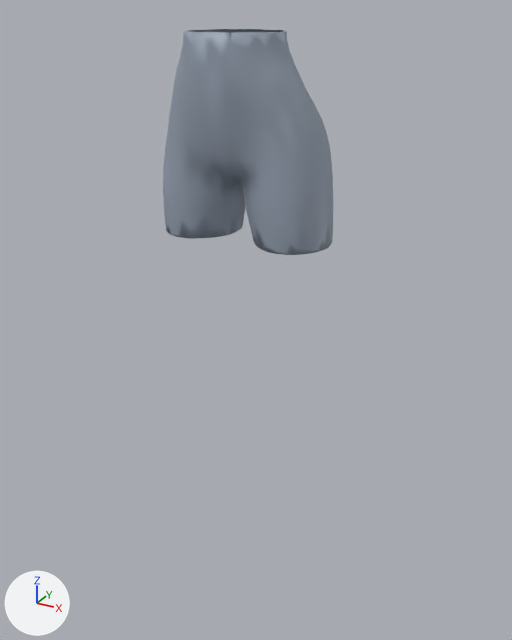
One commit to the FBX model Assets/Resources/WRLDZ/Avatar3D/Clothes/argon_bottoms_tea_bc_female.fbx: the scene before it, then after it.
One viewpoint serves both versions: a 50 mm camera at (0.614, -1.102, 1.168) aimed at (0.001, 0.012, 0.611). Lighting does not change. The marker at lower left points along +X, +Y and +Z. The first picture is the older version.

The scene before the commit, as lines of its bpy script (objects in view):
```python
me_argoncloth_005 = bpy.data.meshes.new('ArgonCloth.005')
me_argoncloth_005.from_pydata(...)  # 1079 vertices, 1646 faces; spans x -0.16..0.161, y -0.129..0.095, z 0.792..1.137
me_argoncloth_005.materials.append(mat_argoncloth_bottoms_mat_002)  # grey #98a4b4
ob_argoncloth = bpy.data.objects.new('ArgonCloth', me_argoncloth_005)
ob_argoncloth.location = (0.0, 0.0, 0.0)
```
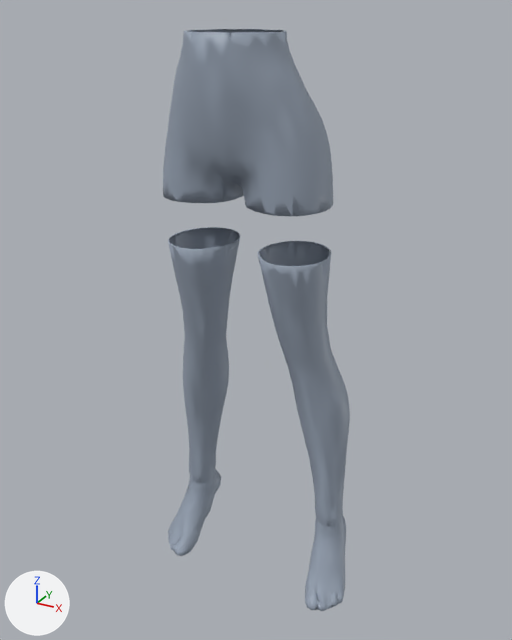
The change in detail:
me_argoncloth_005 is used by ob_argoncloth; location (0.0, 0.0, 0.0).
me_argoncloth_005 had 1079 vertices, 1646 faces and spanned x -0.16..0.161, y -0.129..0.095, z 0.792..1.137.
me_argoncloth_005 now has 2904 vertices, 4831 faces and spans x -0.225..0.225, y -0.129..0.107, z -0.004..1.137.
me_argoncloth_005 part 1: a new loose piece of 989 vertices spanning x 0.03..0.225, y -0.089..0.106, z -0.004..0.772, in mat_argoncloth_bottoms_mat_002 (grey #98a4b4).
me_argoncloth_005 part 2: a new loose piece of 938 vertices spanning x -0.225..-0.03, y -0.09..0.107, z -0.004..0.772, in mat_argoncloth_bottoms_mat_002 (grey #98a4b4).
me_argoncloth_005 part 3: 384 vertices removed from x -0.16..0.161, y -0.098..0.069, z 0.792..0.858; 282 vertices added at x -0.159..0.159, y -0.1..0.071, z 0.859..0.86.

Changed parts and their boxes (x1, y1, x2, y2) in the pictures (512 x 640 px; the box of a moved part takes in the faces that stretch with it):
'ArgonCloth', reshaped (10% wider, 157% taller): before (163, 29, 333, 255); after (163, 29, 350, 611)
part 1 of me_argoncloth_005, added: after (257, 241, 350, 611)
part 2 of me_argoncloth_005, added: after (168, 227, 241, 556)
part 3 of me_argoncloth_005, moved or reshaped: before (163, 178, 333, 255); after (163, 178, 333, 216)
